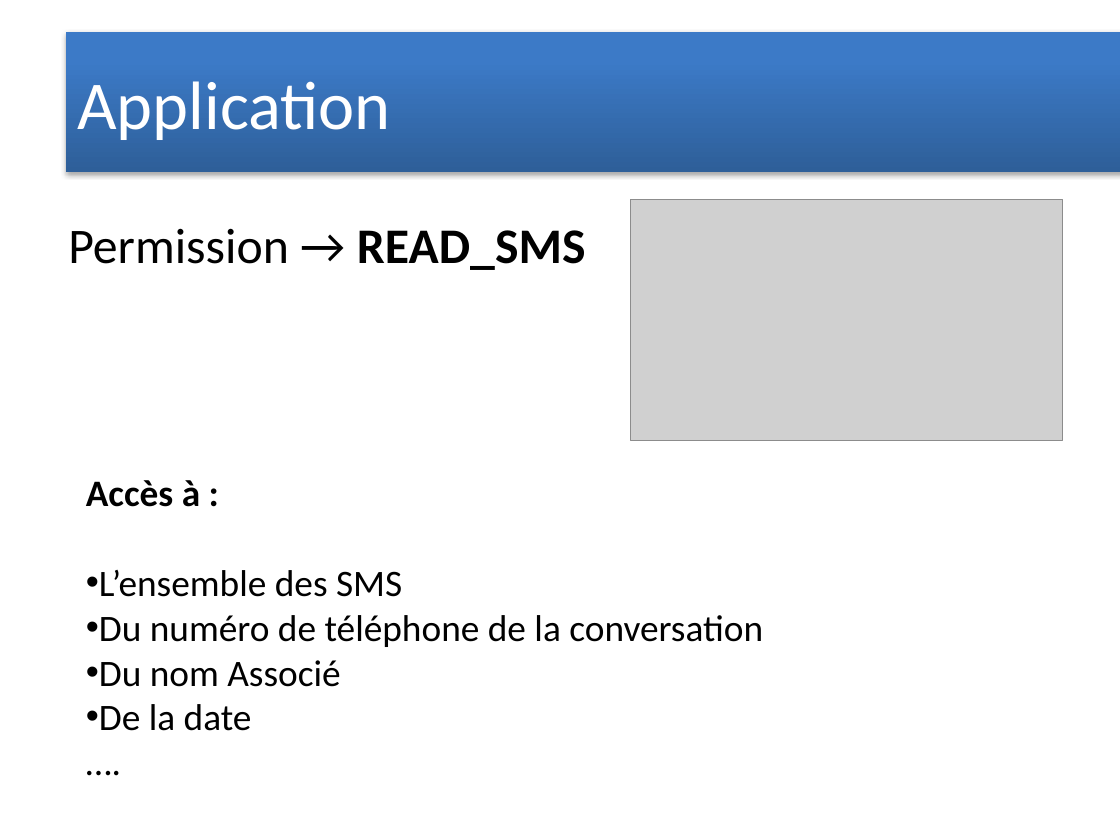
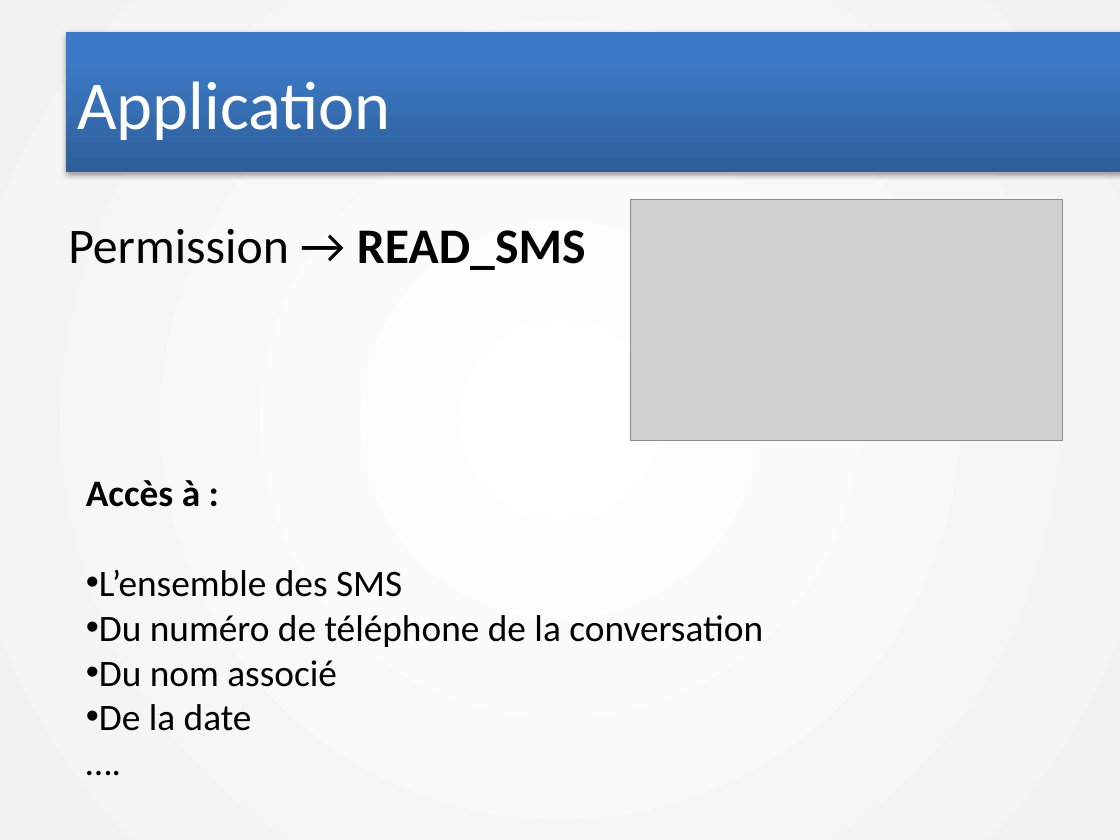
Before and after one commit to Syst54/UqacSecurite, a slide deck: slide 10 of Présentation1.pptx. Drawn at 1120x840 pixels with LibreOffice and Linux fonts; fonts in the diff are those of the drawing; grey boxes stand for pictures. Boxes give left, top, right and bottom in pixels: in the first picture for what was removed or moved away, otherwise in the second. Text is boxed around its words. In the diff, an @@ line names an element or a change of style, - is before the commit and + after.

```diff
--- a/Présentation1.pptx
+++ b/Présentation1.pptx
@@ background #FFFFFF to gradient #FFFFFF to #F2F2F2 @@
@@ text at (99, 660, 337, 687): text changed @@
-• Du nom Associé
+• Du nom associé
```
Also in this commit, not shown: 15 other slides changed, 2 slides added, 1 slide removed, 2 other files.
